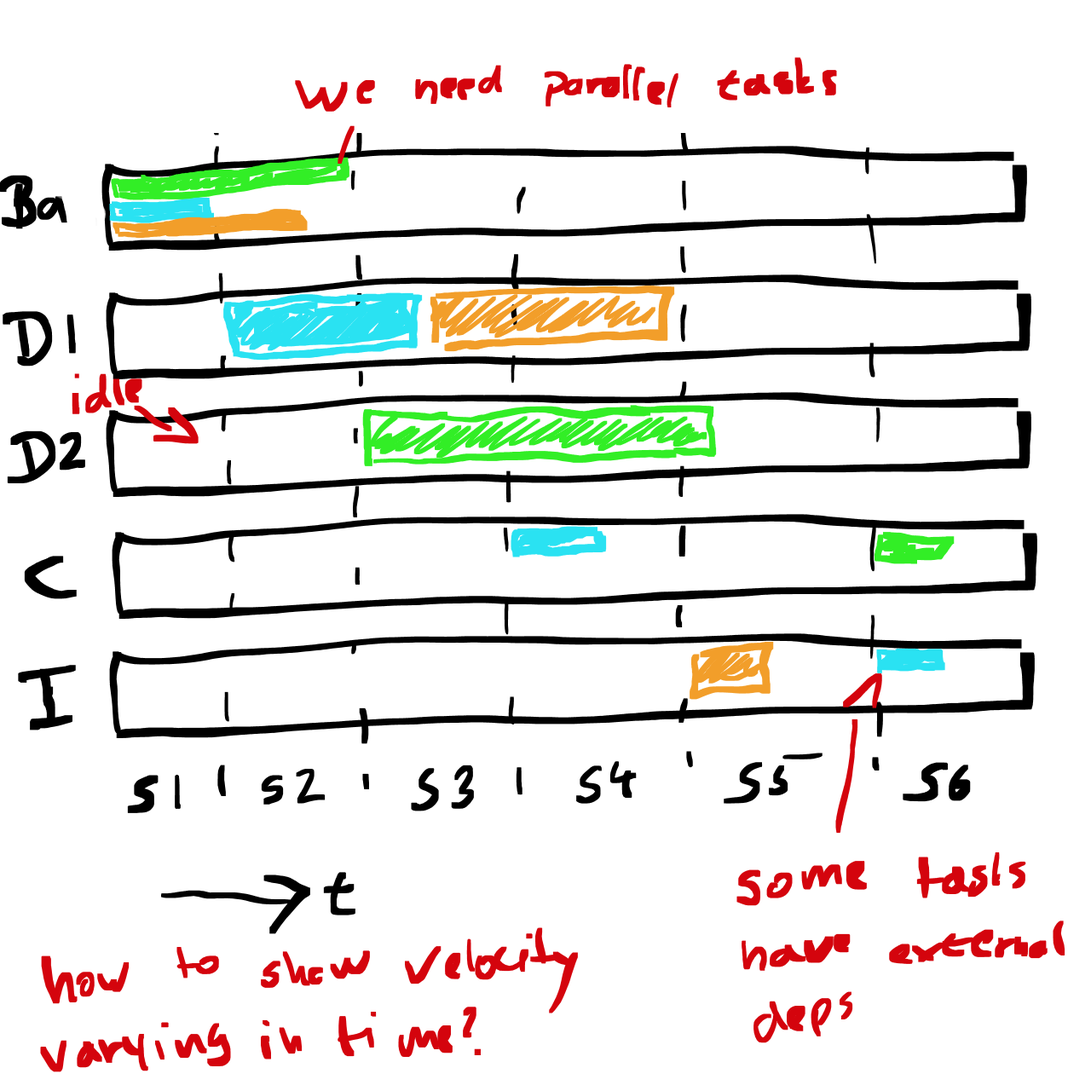
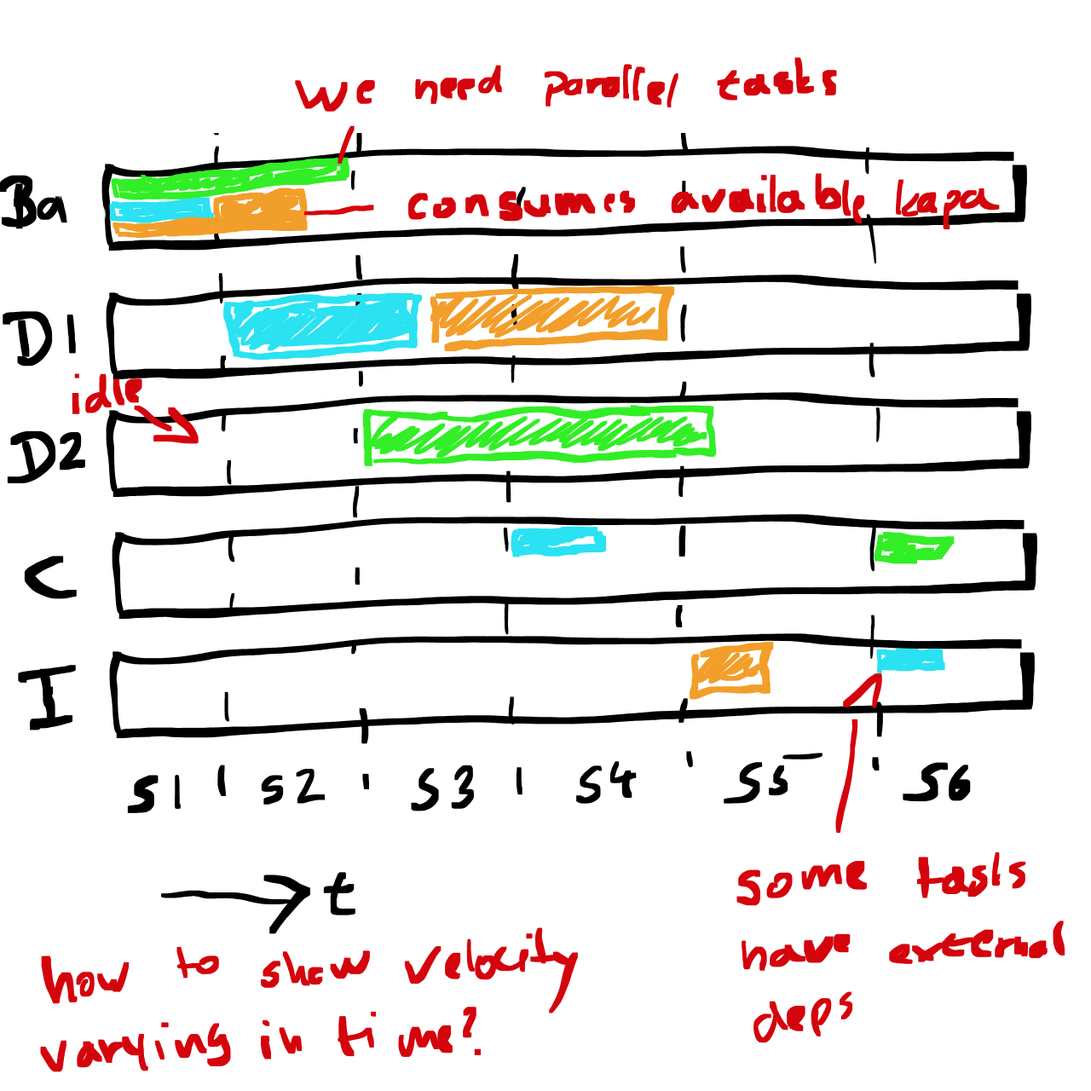
Revision of a layered 1091 × 1091 image; what changed, layer by layer:
painted on "Notes" over [303, 173, 1001, 231]
painted on "Tasks" over [213, 187, 308, 221]
